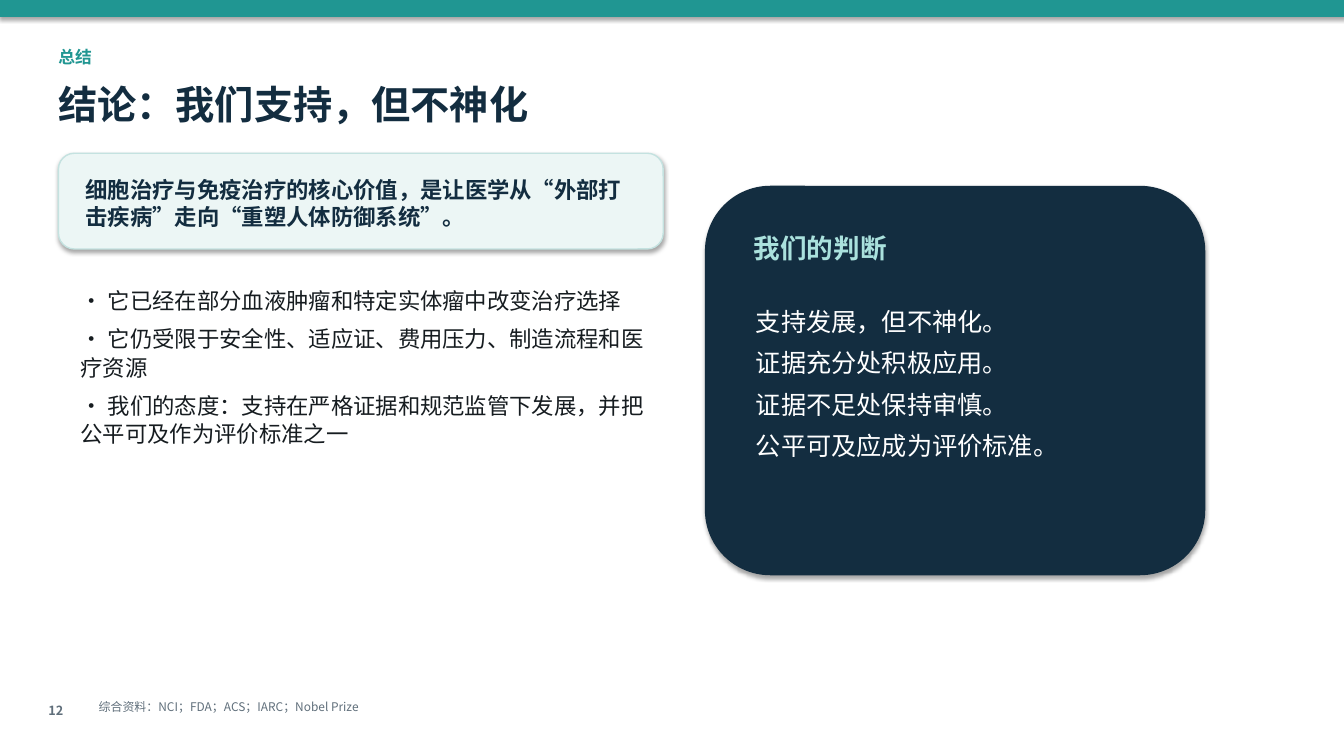
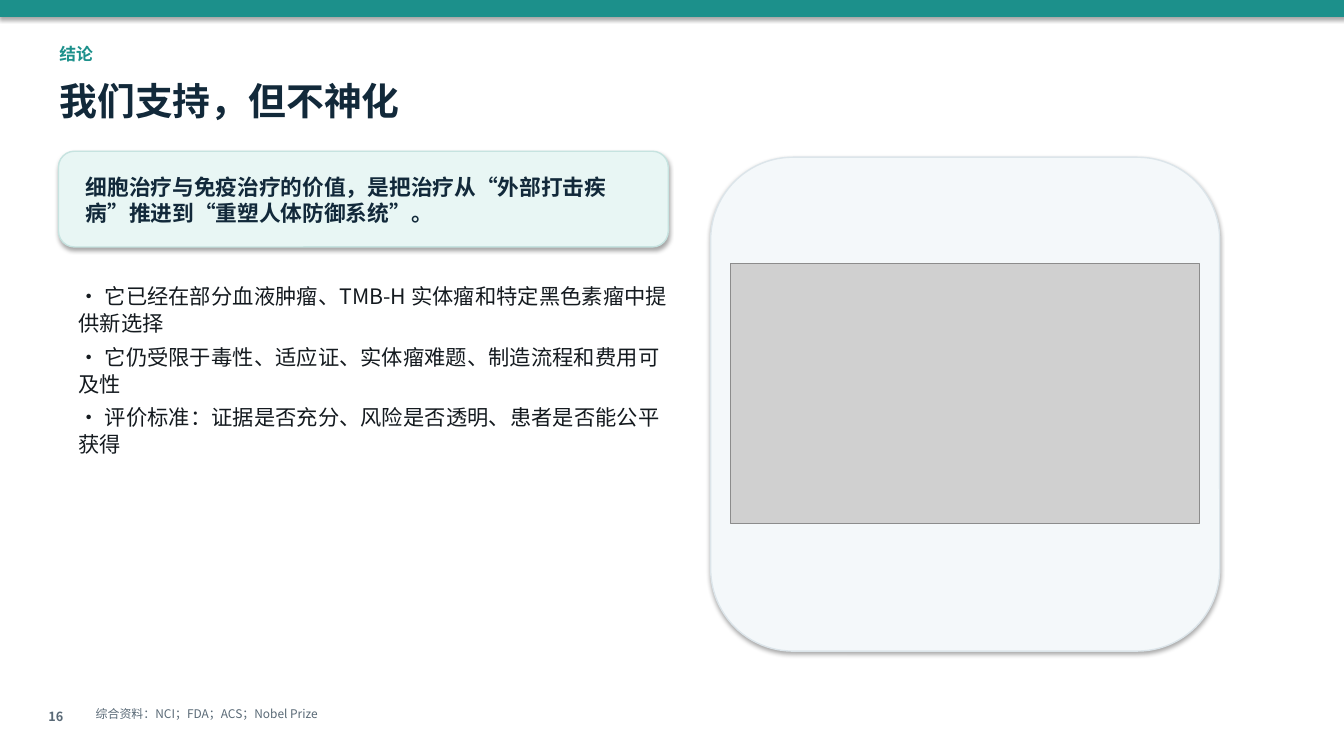
Before and after one commit to zdjc445/26Spring, a slide deck: slide 16 of 细胞治疗与免疫治疗/疾病的细胞治疗与免疫治疗.pptx (slide 12 before the commit). Drawn at 1344x756 pixels with LibreOffice and Linux fonts; fonts in the diff are those of the drawing; grey boxes stand for pictures. Boxes give left, top, right and bottom in pixels: in the first picture for what was removed or moved away, otherwise in the second. Text is boxed around its words. In the diff, an @@ line names an element or a change of style, - is before the commit and + after.

Commit message:
完善细胞治疗与免疫治疗汇报材料

```diff
--- a/细胞治疗与免疫治疗/疾病的细胞治疗与免疫治疗.pptx
+++ b/细胞治疗与免疫治疗/疾病的细胞治疗与免疫治疗.pptx
@@ text at [59,45,93,62]: text changed; text colour #209692 to #1C908B @@
-总结
+结论
@@ text at [59,83,399,120]: text changed; size 28 to 27 pt; text colour #132D40 to #12293A @@
-结论：我们支持，但不神化
+我们支持，但不神化
@@ rounded rectangle: place and size @@
-rounded rectangle at [58,153,663,249]
+rounded rectangle at [58,151,668,247]
@@ rounded rectangle at [58,151,668,247]: fill #ECF6F5 to #E8F6F4; outline #C4E2E0 1 pt to #C6E3E0 1 pt @@
@@ text at [86,176,607,223]: text changed; size 16 to 15.5 pt; text colour #132D40 to #12293A @@
-细胞治疗与免疫治疗的核心价值，是让医学从“外部打击疾病”走向“重塑人体防御系统”。
+细胞治疗与免疫治疗的价值，是把治疗从“外部打击疾病”推进到“重塑人体防御系统”。
@@ rounded rectangle: place and size @@
-rounded rectangle at [706,187,1205,575]
+rounded rectangle at [711,157,1220,651]
@@ rounded rectangle at [711,157,1220,651]: fill #132D40 to #F4F8FA; outline #132D40 1 pt to #DCE5EA 1 pt @@
@@ text removed at [754,235,887,261] @@
-我们的判断
@@ picture added at [731,264,1200,524] @@
@@ text at [79,286,667,454]: text changed; size 16 to 15.2 pt; text colour #161C20 to #141A1F @@
-· 它已经在部分血液肿瘤和特定实体瘤中改变治疗选择
-· 它仍受限于安全性、适应证、费用压力、制造流程和医疗资源
-· 我们的态度：支持在严格证据和规范监管下发展，并把公平可及作为评价标准之一
+• 它已经在部分血液肿瘤、TMB-H 实体瘤和特定黑色素瘤中提供新选择
+• 它仍受限于毒性、适应证、实体瘤难题、制造流程和费用可及性
+• 评价标准：证据是否充分、风险是否透明、患者是否能公平获得
@@ text removed at [756,310,1058,457] @@
-支持发展，但不神化。
-证据充分处积极应用。
-证据不足处保持审慎。
-公平可及应成为评价标准。
@@ text removed at [48,705,63,715] @@
-12
@@ text added at [48,711,63,721], 9 pt, text #596976, bold @@
+16
@@ text at [96,708,318,720]: text changed; text colour #606F7B to #596976 @@
-综合资料：NCI；FDA；ACS；IARC；Nobel Prize
+综合资料：NCI；FDA；ACS；Nobel Prize
```
Also in this commit, not shown: 5 other slides changed, 11 slides added, 7 slides removed, 14 other files.
